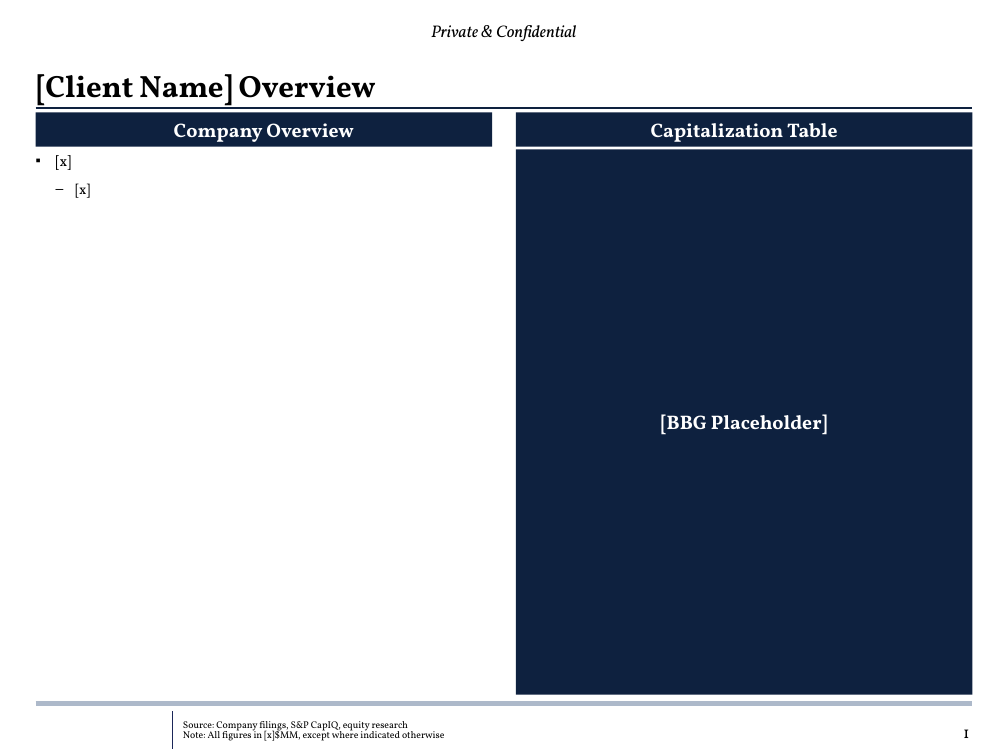
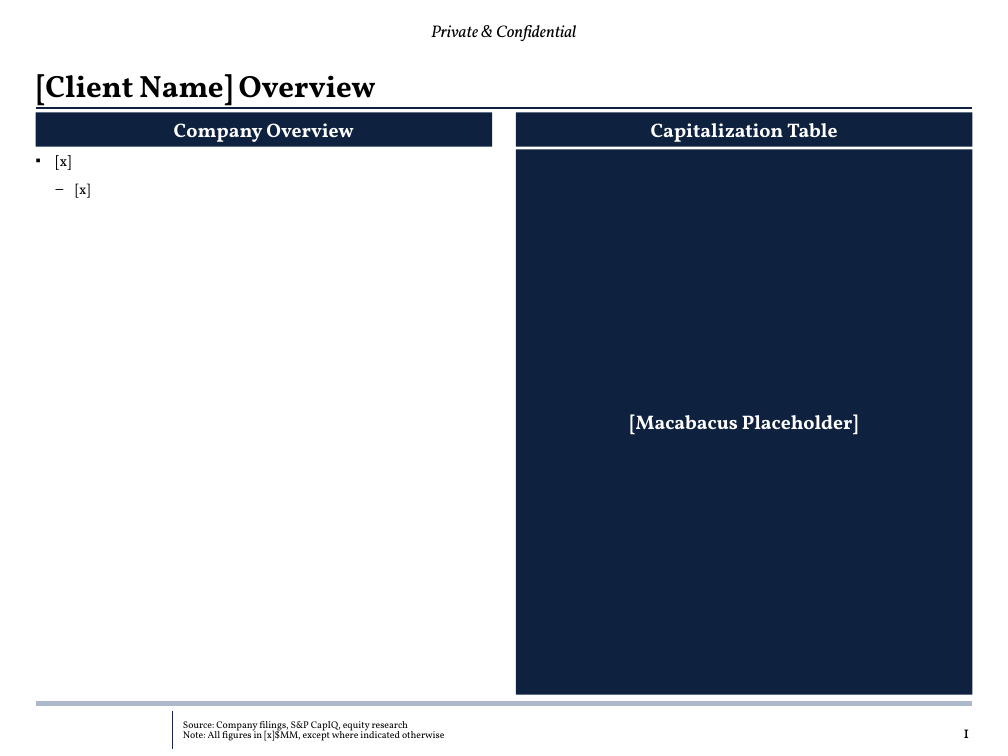
Before and after one commit to tatewilsonwork/infor-workflows, a slide deck: slide 2 of infor-workflows/templates/INFOR Earnings Update Template.pptx. Drawn at 1008x756 pixels with LibreOffice and Linux fonts; fonts in the diff are those of the drawing; background and template pictures are left out. Boxes give left, top, right and bottom in pixels: in the first picture for what was removed or moved away, otherwise in the second. Text is boxed around its words. In the diff, an @@ line names an element or a change of style, - is before the commit and + after.

```diff
--- a/infor-workflows/templates/INFOR Earnings Update Template.pptx
+++ b/infor-workflows/templates/INFOR Earnings Update Template.pptx
@@ text in rectangle at [630, 414, 858, 435]: text changed @@
-[BBG Placeholder]
+[Macabacus Placeholder]
```
Also in this commit, not shown: 3 other files.
